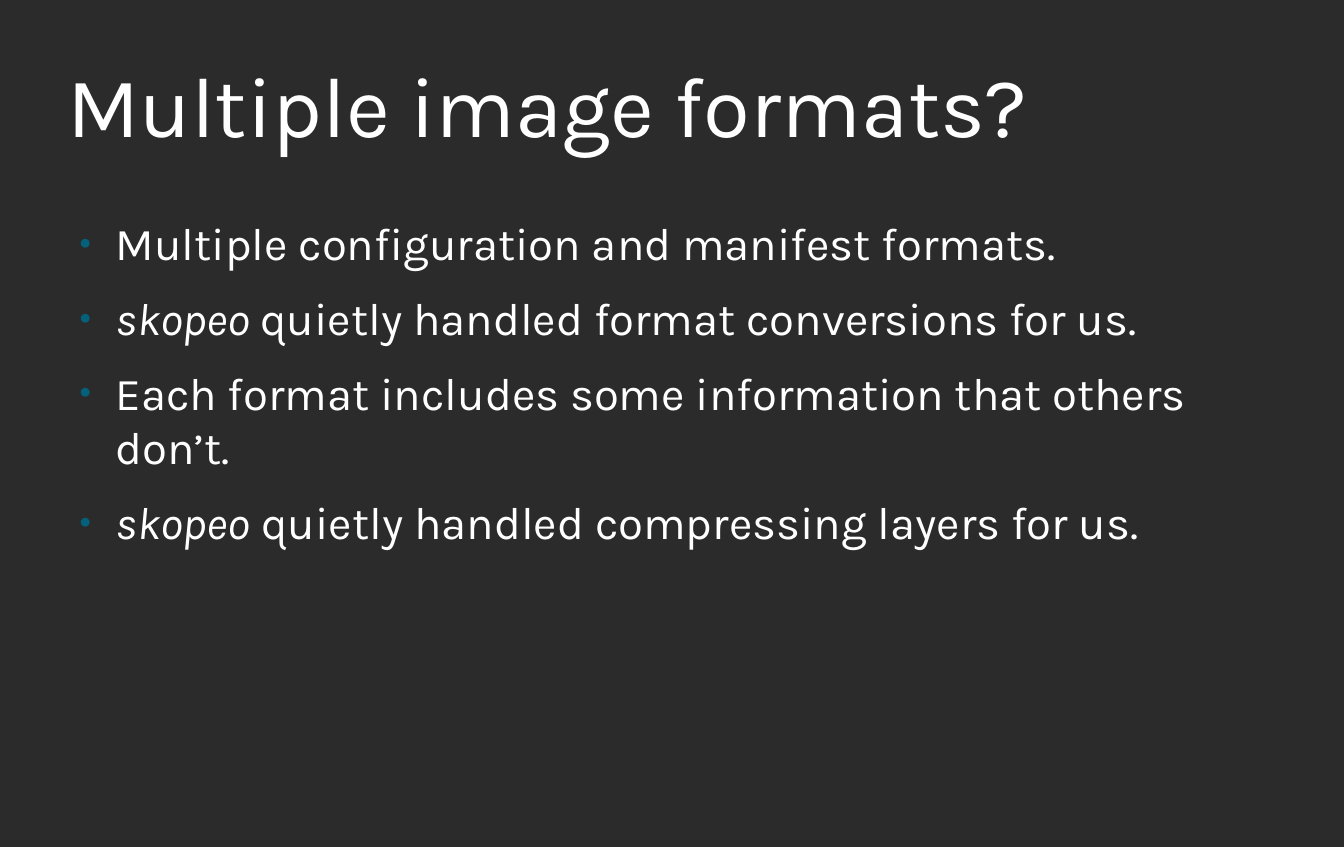
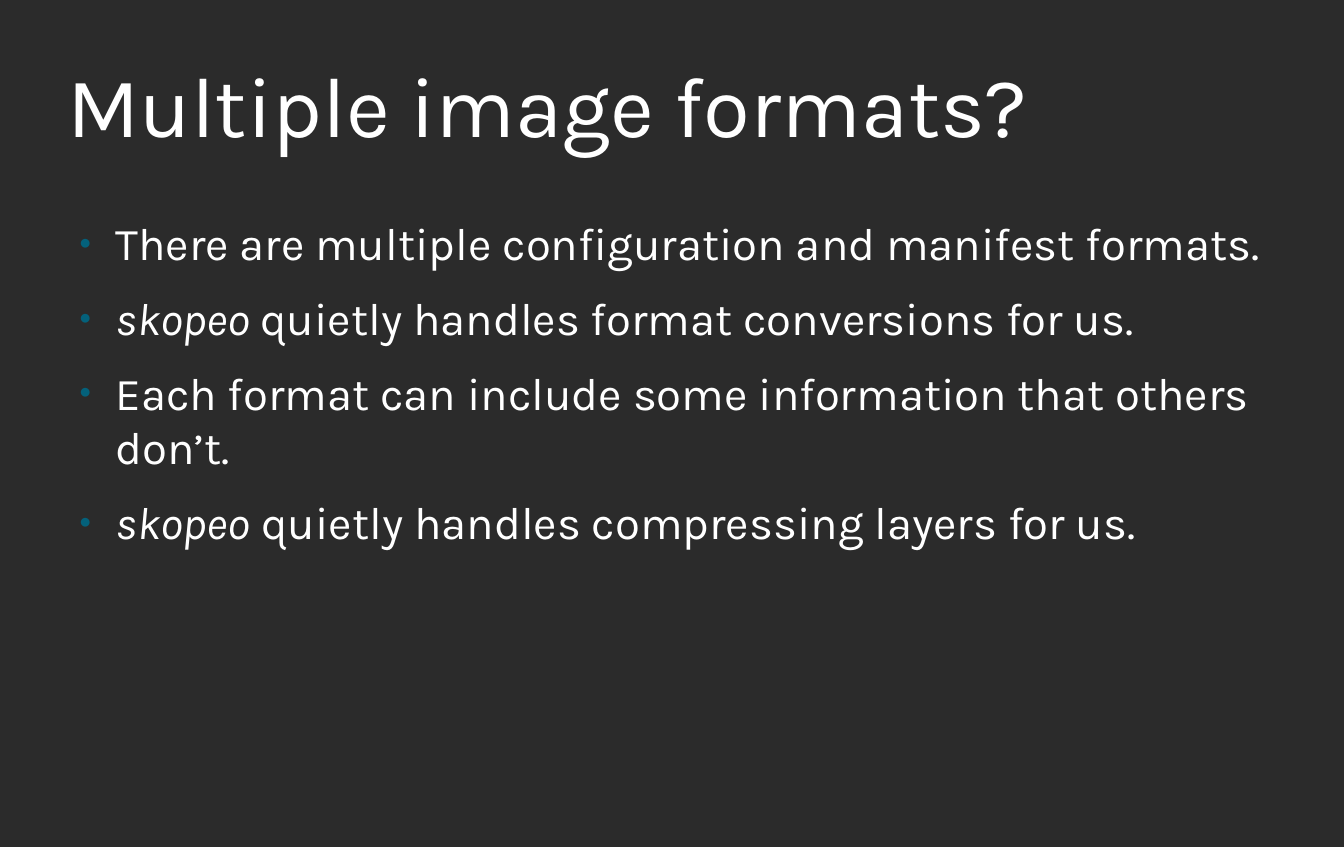
Before and after one commit to nalind/devconf.us-2018, a slide deck: slide 22 of images.odp. Drawn at 1344x847 pixels with LibreOffice and Linux fonts; fonts in the diff are those of the drawing; background and template pictures are left out; a plain dark background stands for a picture behind light text. Boxes give left, top, right and bottom in pixels: in the first picture for what was removed or moved away, otherwise in the second. Text is boxed around its words. In the diff, an @@ line names an element or a change of style, - is before the commit and + after.

```diff
--- a/images.odp
+++ b/images.odp
@@ text at (x1=115, y1=228, x2=1260, y2=550): text changed @@
-● Multiple configuration and manifest formats.
-● skopeo quietly handled format conversions for us.
-● Each format includes some information that others don’t.
-● skopeo quietly handled compressing layers for us.
+● There are multiple configuration and manifest formats.
+● skopeo quietly handles format conversions for us.
+● Each format can include some information that others don’t.
+● skopeo quietly handles compressing layers for us.
```
Also in this commit, not shown: 16 other slides changed.
